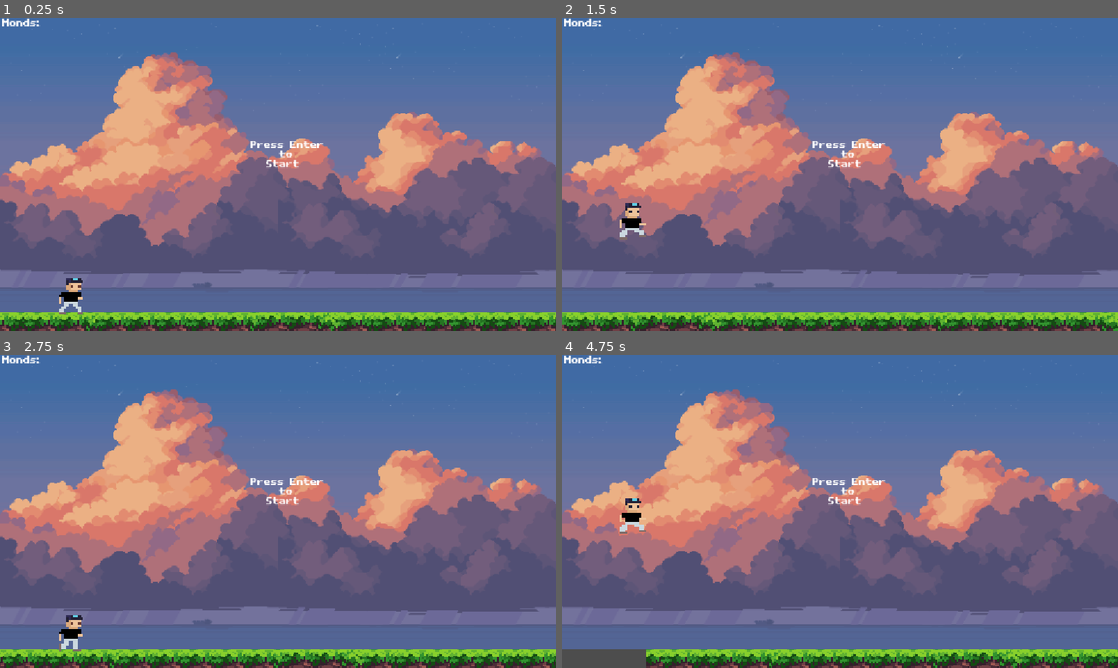
Above: before the commit, frames 1-4 (two rows, left to right).
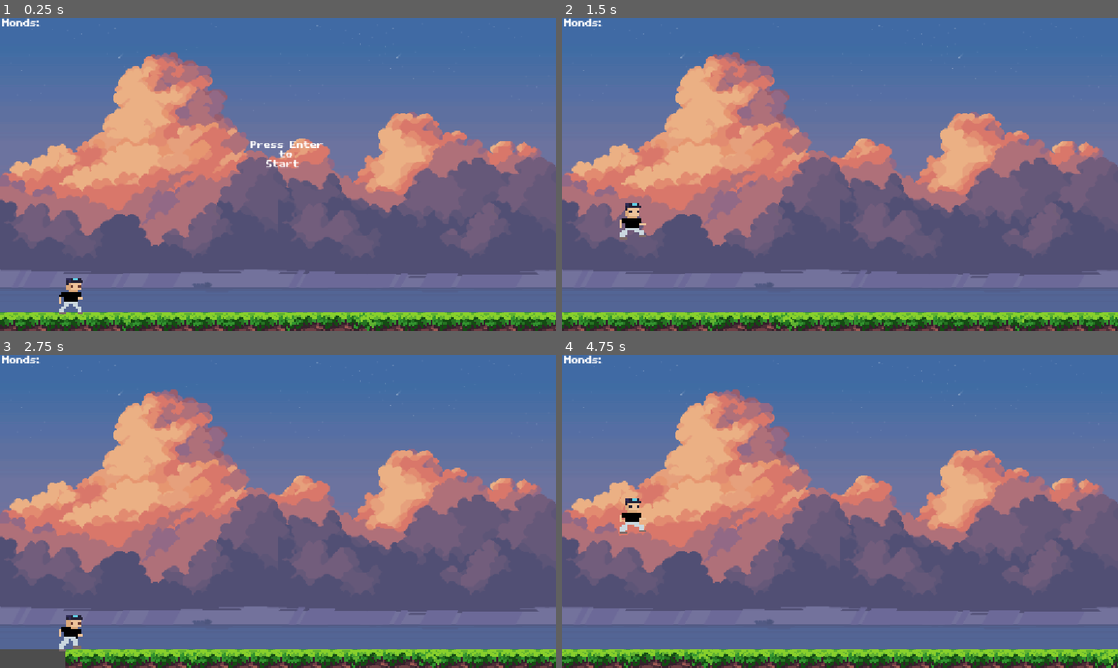
Above: after the commit, the same moments.

Repository: KKhujo/Loverboi
Game: Godot game, scene res://scenes/main.tscn
The game is run twice, just before and just after one commit, with the same random seed, the same clock (stepped at 60 frames per second) and the same inputs.
Inputs (mouse positions are in pixels of both pictures, inside the frame that each line leads up to):
- Up to frame 1 (0.25 s): no input
- Up to frame 2 (1.5 s): tap Enter (ui_accept) at 0.5, 1.35 s; move the mouse to (962, 158) at 0.52 s; hold Enter (ui_accept) 0.53-1.28 s; click (962, 158) at 0.77 s; move the mouse to (728, 190) at 1.27 s
- Up to frame 3 (2.75 s): click (166, 527) at 1.52 s; tap Enter (ui_accept) at 2 s; move the mouse to (333, 442) at 2.02 s; hold Enter (ui_accept) from 2.03 s (still down)
- Up to frame 4 (4.75 s): move the mouse to (812, 574) at 2.77 s; release Enter (ui_accept) at 2.78 s; tap Enter (ui_accept) at 2.85, 3.5, 4.35 s; click (812, 574) at 3.02 s; move the mouse to (1006, 558) at 3.52 s; hold Enter (ui_accept) 3.53-4.28 s; click (1006, 558) at 3.77 s; move the mouse to (673, 464) at 4.27 s; click (673, 464) at 4.52 s

The runs differ from the first frame. In frame 1, 3.9% of the frame differs, in the area x 0-100%, y 94-100%; in frame 2, 4.1%; in frame 3, 4.4%, in the area x 0-100%, y 39-100%; in frame 4, 4.4%.

Commit message:
script update

Diff:
--- a/scripts/main.gd
+++ b/scripts/main.gd
@@ -2,17 +2,20 @@
 
 const LOVERBOI_INIT_POS = Vector2i(150, 485)
 const CAM_INIT_POS = Vector2i(576, 324)
-
+var  score : int
 var speed : float
 const INIT_VELOCITY : float = 5.0
 const MAX_VELOCITY : int = 25
 var screen_size : Vector2i
+
+var game_running : bool
 # Called when the node enters the scene tree for the first time.
 func _ready():
 	screen_size = get_window().size
 	new_game()
 
 func new_game():
+	score = 0
 	$LoverBoy.position = LOVERBOI_INIT_POS
 	$LoverBoy.velocity = Vector2i(0,0)
 	$Camera2D.position = CAM_INIT_POS
@@ -22,10 +25,21 @@
 # Called every frame. 'delta' is the elapsed time since the previous frame.
 @warning_ignore("unused_parameter")
 func _process(delta):
-	speed = INIT_VELOCITY
+	if game_running:
+		speed = INIT_VELOCITY
 
-	$LoverBoy.position.x += speed
-	$Camera2D.position.x += speed
+		$LoverBoy.position.x += speed
+		$Camera2D.position.x += speed
 
-	if $Camera2D.position.x - $Ground.position.x > screen_size.x * 1.5:
-		$Ground.position.x += screen_size.x #Move ground
+		score += speed
+		show_score()
+
+		if $Camera2D.position.x - $Ground.position.x > screen_size.x * 1.5:
+			$Ground.position.x += screen_size.x #Move ground
+	else:
+		if Input.is_action_pressed("ui_accept"):
+			game_running = true
+			$CanvasLayer.get_node("Start").hide()
+
+func show_score():
+	$CanvasLayer
--- /dev/null
+++ b/scripts/monds.gd
@@ -0,0 +1,5 @@
+extends Area2D
+
+
+func _on_area_entered(area):
+	queue_free()
Not shown, added: scripts/monds.gd.uid
